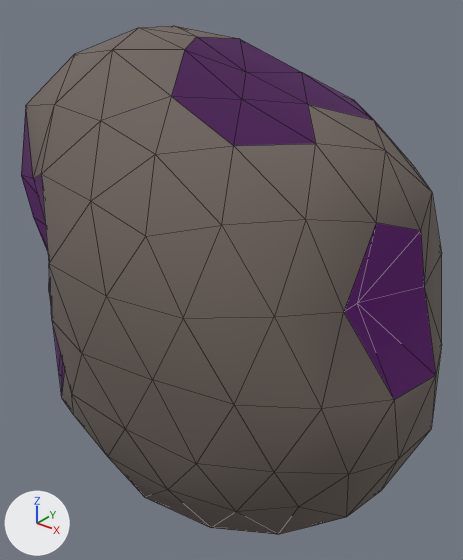
The glTF model assets/asteroids/asteroid_sml_25.glb, before and after one commit.
One viewpoint serves both versions: a 50 mm lens placed at (1.69, -1.91, 1.28), pointed at (0.09, 0.09, 0.04). Arrows for +X, +Y and +Z are at lower left; the lights stay in place. The first picture is the older version. Mesh edges are drawn as thin lines.

The first picture shows 'asteroid_sml_25'.
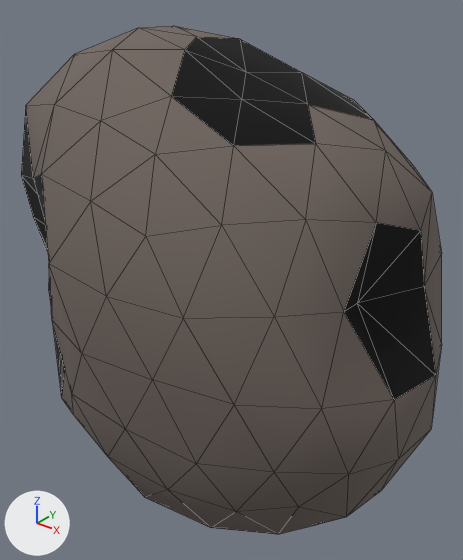
Location of each change, (x1, y1, x2, y2) in pixels of the pictures (463 x 560 px):
'asteroid_sml_25', recoloured, surface changed (darker)
    both: (21, 34, 438, 402)

Edits to the bpy script that builds the scene:
```text
Change mat_crater_asteroid_sml_25:
    mat_crater_asteroid_sml_25.base_color: (0.02, 0.01, 0.02) -> (0.0, 0.0, 0.0)  # black #271927 -> black #000000
    remove mat_crater_asteroid_sml_25.emission_color = (0.042, 0.0, 0.063)  # dark purple #3a0047
    remove mat_crater_asteroid_sml_25.emission_strength = 1.0
```
